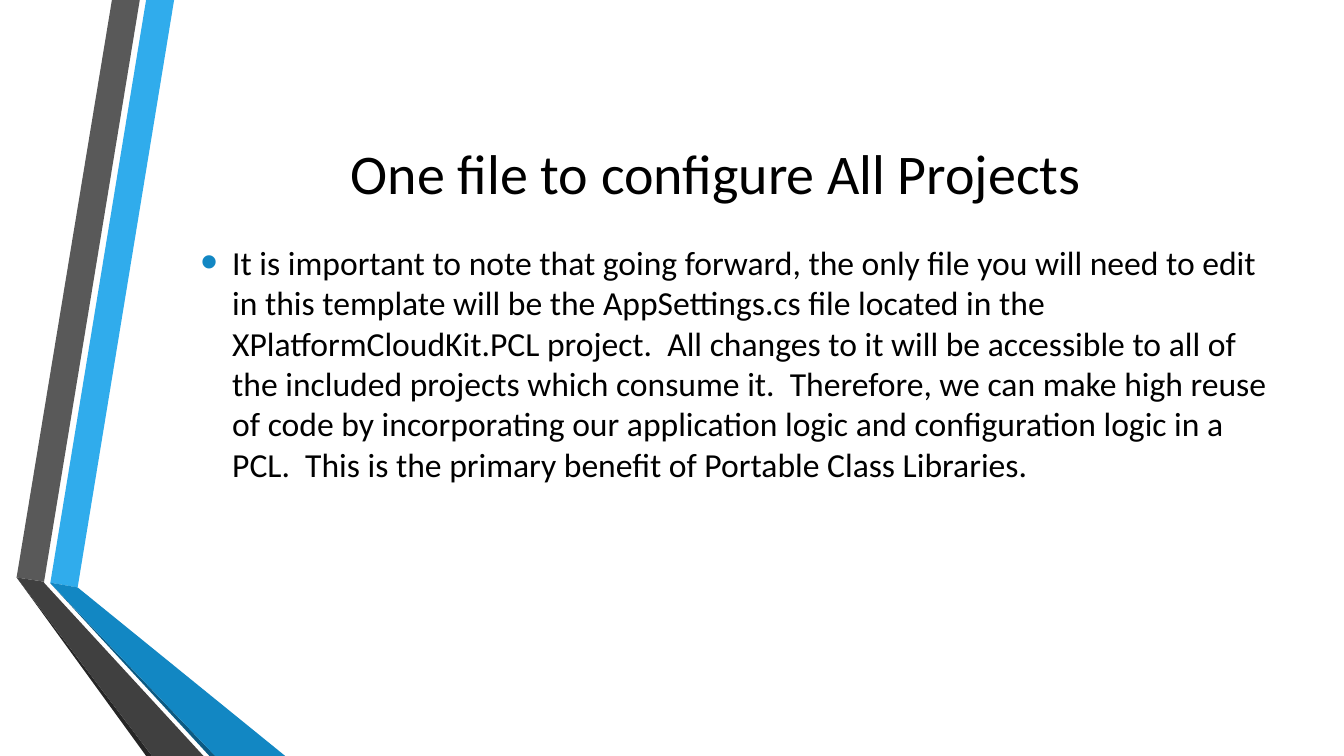
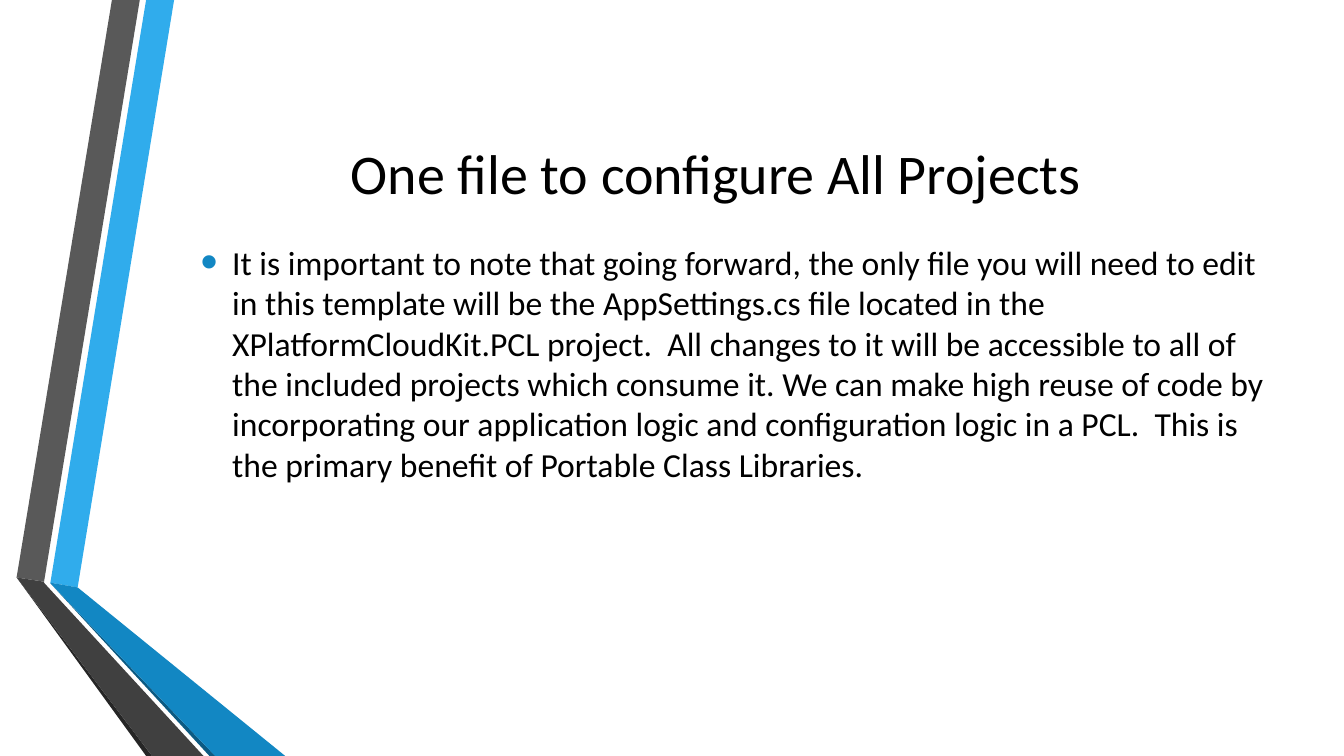
Before and after one commit to toolboc/XPlatformCloudKit, a slide deck: slide 9 of XPlatformCloudkit.pptx (slide 15 before the commit). Drawn at 1344x756 pixels with LibreOffice and Linux fonts; fonts in the diff are those of the drawing; background and template pictures are left out. Boxes give left, top, right and bottom in pixels: in the first picture for what was removed or moved away, otherwise in the second. Text is boxed around its words. In the diff, an @@ line names an element or a change of style, - is before the commit and + after.

```diff
--- a/XPlatformCloudkit.pptx
+++ b/XPlatformCloudkit.pptx
@@ text at (x1=232, y1=251, x2=1263, y2=483): text changed @@
-• It is important to note that going forward, the only file you will need to edit in this template will be the AppSettings.cs file located in the XPlatformCloudKit.PCL project. All changes to it will be accessible to all of the included projects which consume it. Therefore, we can make high reuse of code by incorporating our application logic and configuration logic in a PCL. This is the primary benefit of Portable Class Libraries.
+• It is important to note that going forward, the only file you will need to edit in this template will be the AppSettings.cs file located in the XPlatformCloudKit.PCL project. All changes to it will be accessible to all of the included projects which consume it. We can make high reuse of code by incorporating our application logic and configuration logic in a PCL. This is the primary benefit of Portable Class Libraries.
```
Also in this commit, not shown: 10 other slides changed, 2 slides added.
